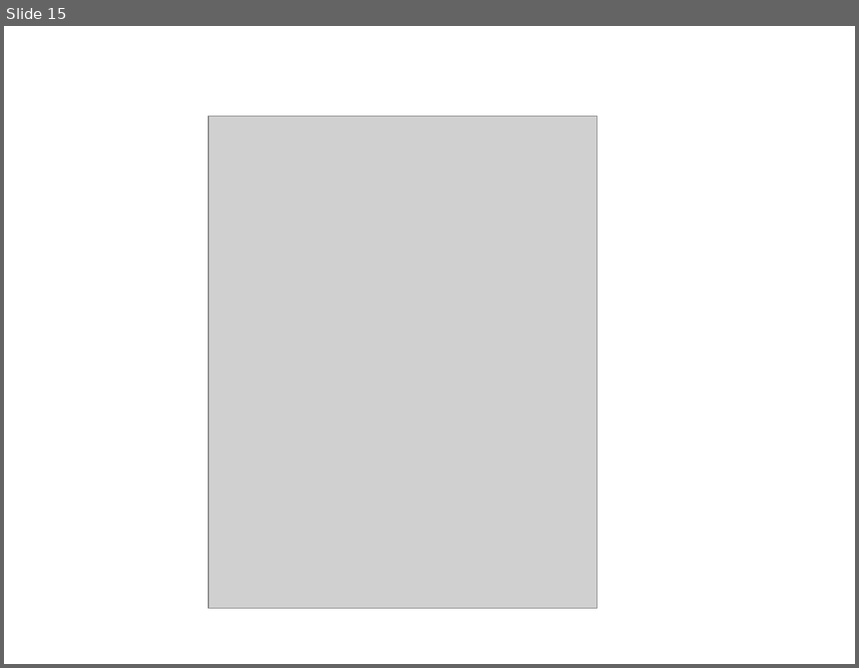
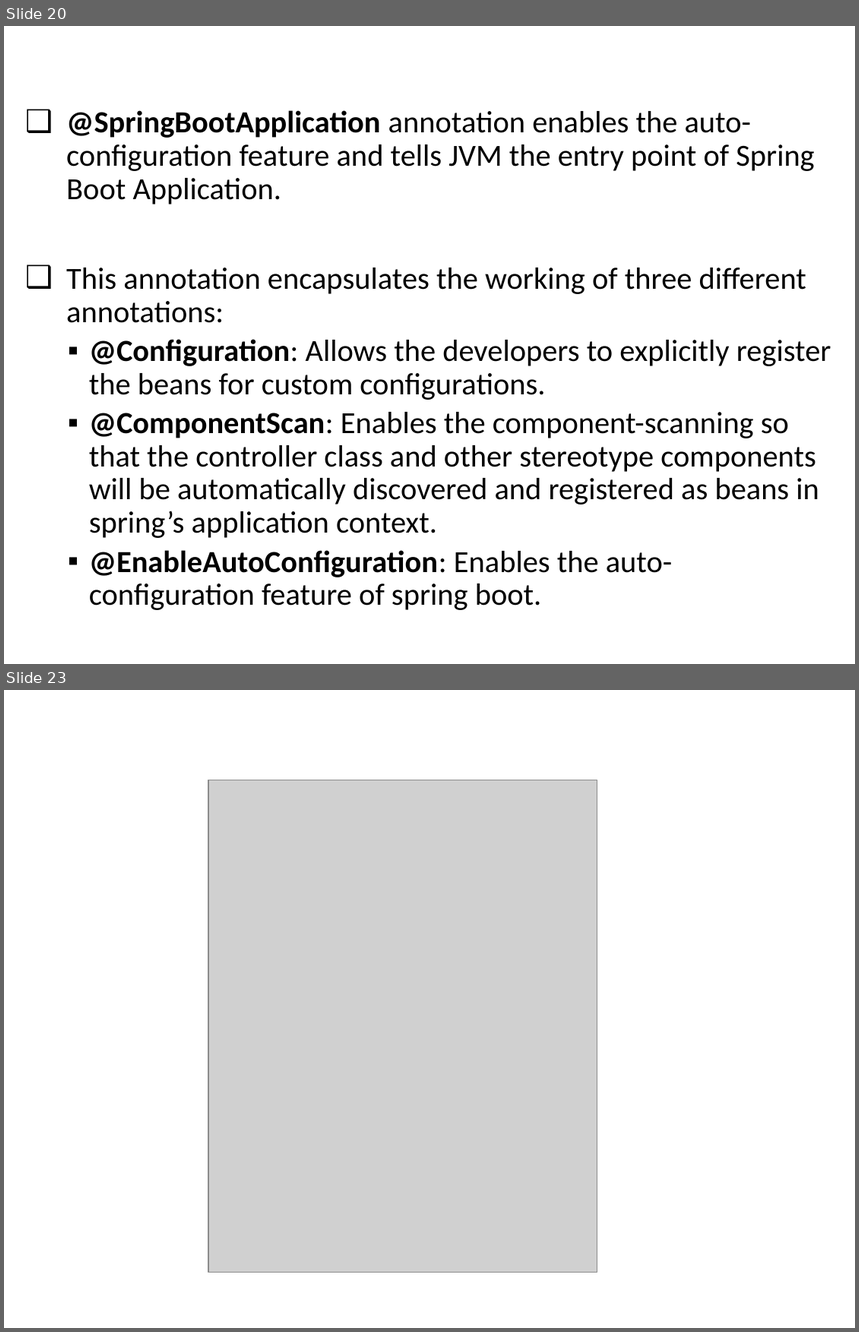
Before and after one commit to vishalrangras/spring-boot-sample, a slide deck: Developing with Spring Boot.pptx. Shown one above the other, each under a label of ours: slide 15 before the commit, slides 20 and 23 after it; the slides between them are not shown. The pictures are 859x668 and 859x1332 pixels, drawn with LibreOffice and Linux fonts; fonts in the diff are those of the drawing; grey boxes stand for pictures; background and template pictures are left out. Boxes give left, top, right and bottom in pixels: in the first picture for what was removed or moved away, otherwise in the second. Text is boxed around its words. In the diff, an @@ line names an element or a change of style, - is before the commit and + after.

```diff
--- a/Developing with Spring Boot.pptx
+++ b/Developing with Spring Boot.pptx
@@ slide 20 added at [4,26,855,664], background #FFFFFF @@
@@ title added at [12,35,597,88], 24 pt, text #FFFFFF, bold @@
+@SpringBootApplication
@@ text added at [66,110,832,610], 26 pt, text #000000 @@
+❑ @SpringBootApplication annotation enables the auto-configuration feature and tells JVM the entry point of Spring Boot Application.
+❑ This annotation encapsulates the working of three different annotations:
+  ▪ @Configuration: Allows the developers to explicitly register the beans for custom configurations.
+  ▪ @ComponentScan: Enables the component-scanning so that the controller class and other stereotype components will be automatically discovered and registered as beans in spring’s application context.
+  ▪ @EnableAutoConfiguration: Enables the auto-configuration feature of spring boot.
@@ what was slide 15 is now slide 23 @@
```
Also in this commit, not shown: 6 slides changed, 22 other slides added, 13 slides removed.
